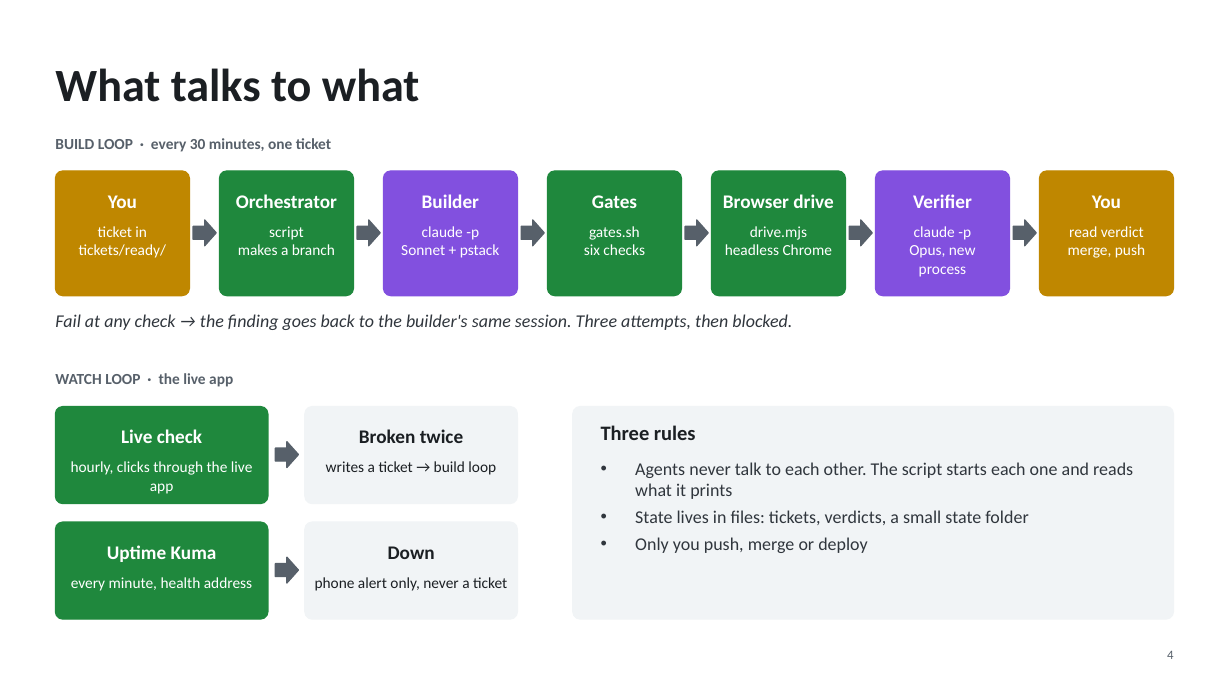
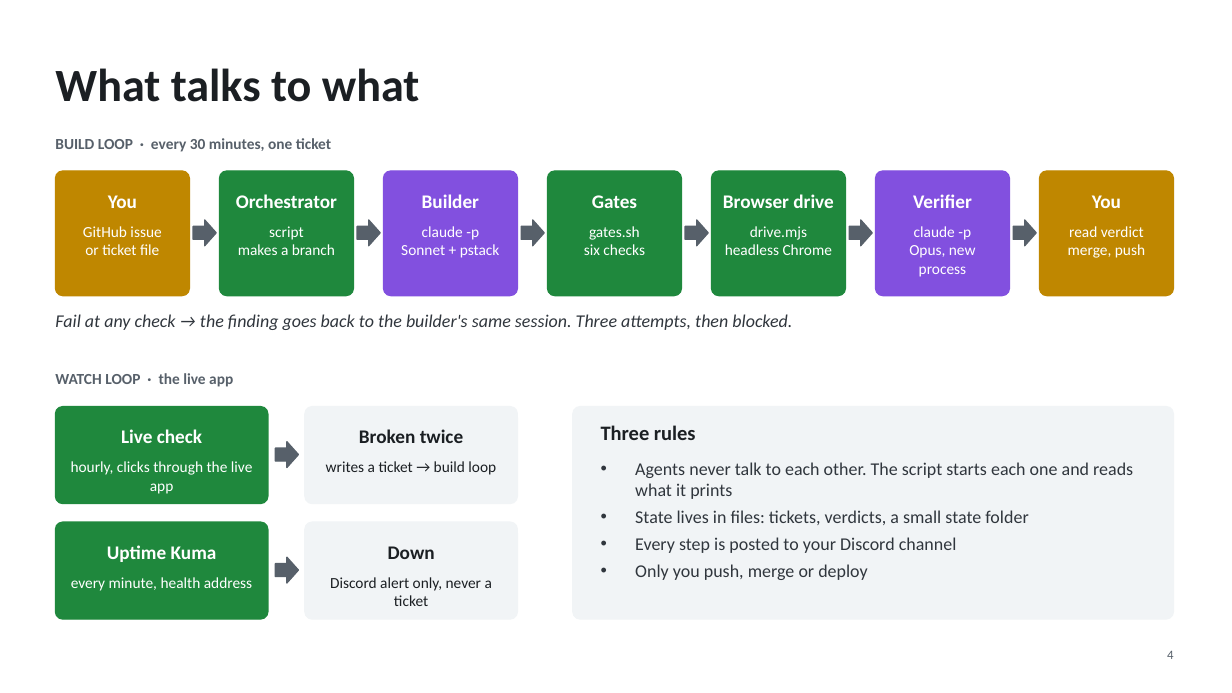
Before and after one commit to Chenophobia/Achentic, a slide deck: slide 4 of Agentic dev cycle.pptx. Drawn at 1232x693 pixels with LibreOffice and Linux fonts; fonts in the diff are those of the drawing. Boxes give left, top, right and bottom in pixels: in the first picture for what was removed or moved away, otherwise in the second. Text is boxed around its words. In the diff, an @@ line names an element or a change of style, - is before the commit and + after.

```diff
--- a/Agentic dev cycle.pptx
+++ b/Agentic dev cycle.pptx
@@ text at box(83, 226, 161, 255): text changed @@
-ticket in
-tickets/ready/
+GitHub issue
+or ticket file
@@ text at box(635, 537, 957, 553): paragraph added @@
+• Every step is posted to your Discord channel
@@ text at box(330, 577, 492, 606): text changed @@
-phone alert only, never a ticket
+Discord alert only, never a ticket
```
Also in this commit, not shown: 5 other slides changed, 29 other files.
